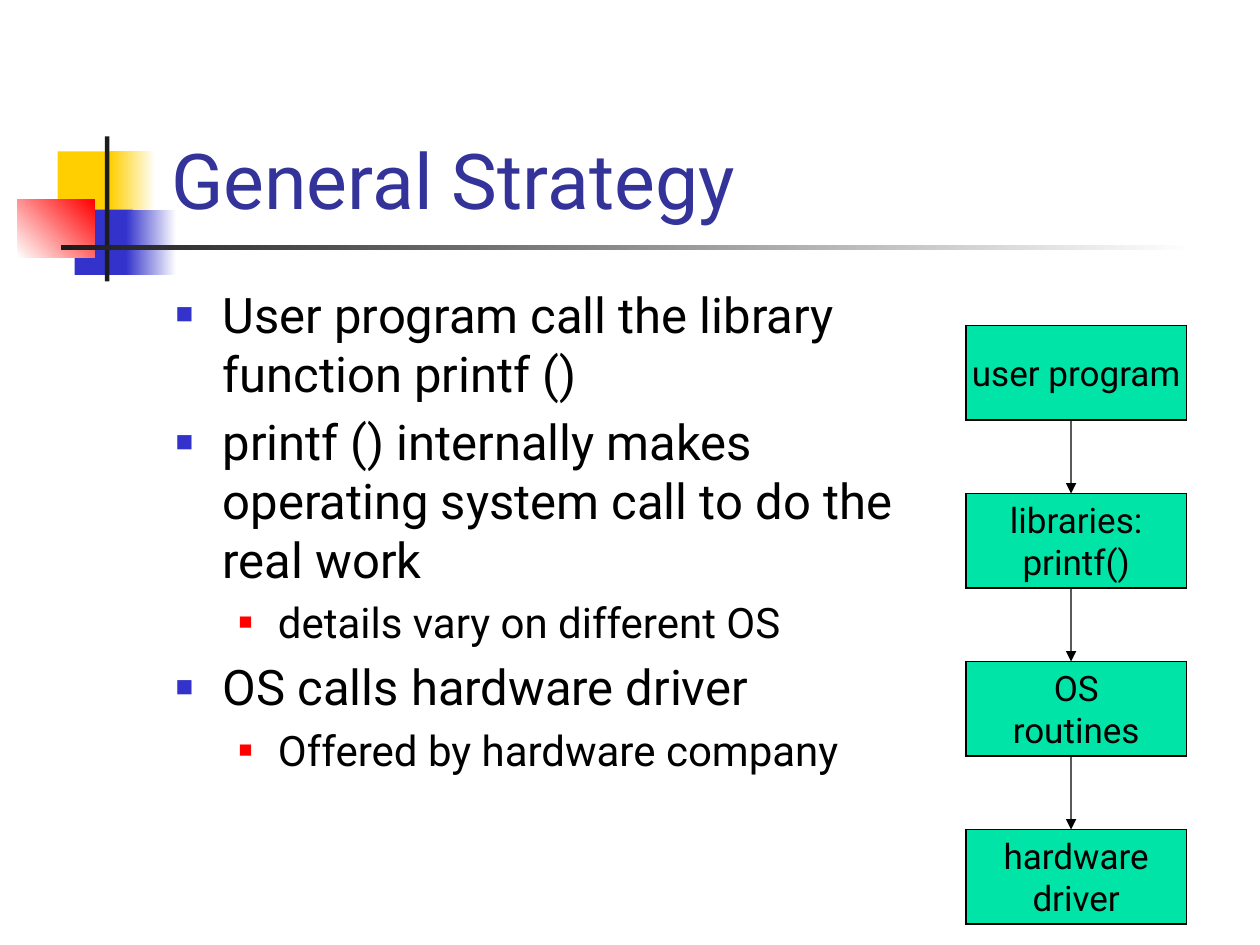
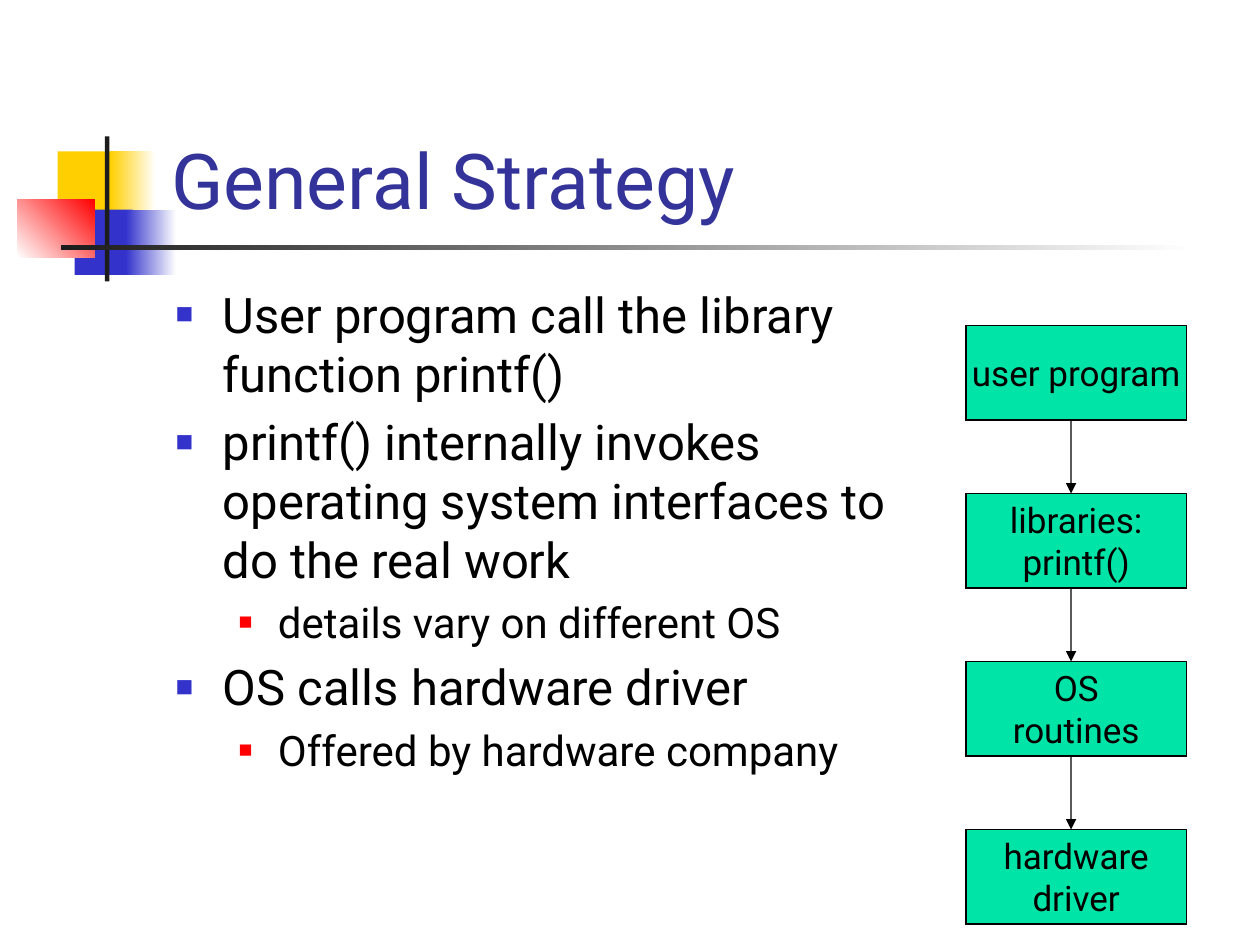
Before and after one commit to csslab-ustc/csslab-ustc.github.io, a slide deck: slide 28 of courses/sysprog/slides/lec08-module.pptx. Drawn at 1260x945 pixels with LibreOffice and Linux fonts; fonts in the diff are those of the drawing. Boxes give left, top, right and bottom in pixels: in the first picture for what was removed or moved away, otherwise in the second. Text is boxed around its words. In the diff, an @@ line names an element or a change of style, - is before the commit and + after.

```diff
--- a/courses/sysprog/slides/lec08-module.pptx
+++ b/courses/sysprog/slides/lec08-module.pptx
@@ text at [223,296,885,579]: text changed @@
-■ User program call the library function printf ()
-■ printf () internally makes operating system call to do the real work
+■ User program call the library function printf()
+■ printf() internally invokes operating system interfaces to do the real work
```
Also in this commit, not shown: 4 other slides changed, 8 other files.
